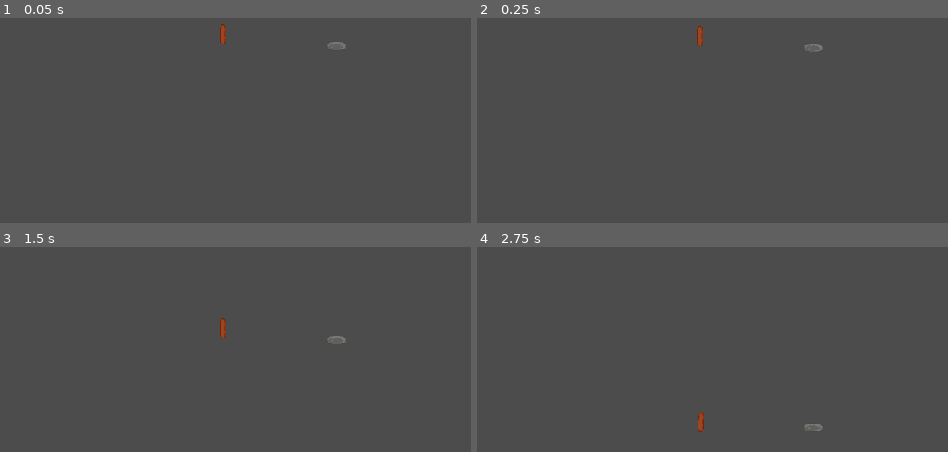
Above: before the commit, frames 1-4 (two rows, left to right).
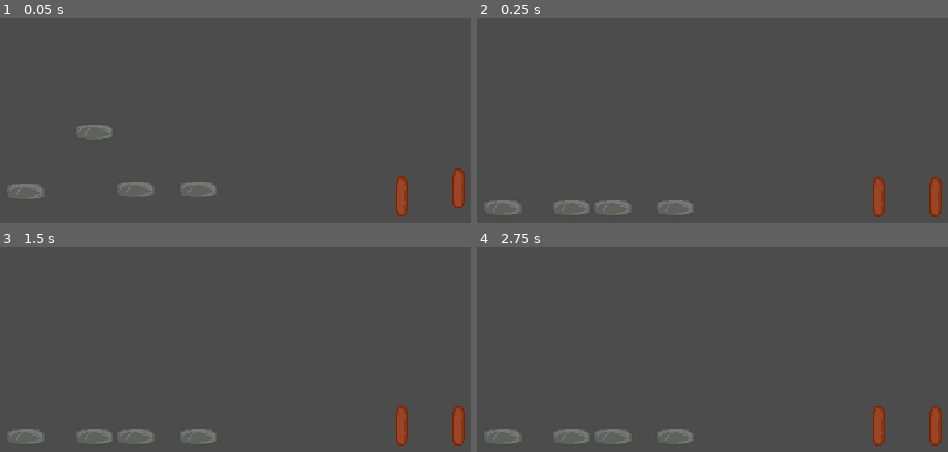
Above: after the commit, the same moments.

Repository: IAmNotIsaac/GWJ28
Game: Godot game, scene res://levels/test_world.tscn
The game is run twice, just before and just after one commit, with the same random seed, the same clock (stepped at 60 frames per second) and the same inputs.
Inputs (mouse positions are in pixels of both pictures, inside the frame that each line leads up to):
- Up to frame 1 (0.05 s): no input
- Up to frame 2 (0.25 s): no input
- Up to frame 3 (1.5 s): tap Enter at 0.5 s; move the mouse to (outside the picture) at 0.52 s; hold Right mouse button (fuse_item) 0.53-1.28 s; click (outside the picture) at 0.8 s; move the mouse to (122, 288) at 1.27 s; click (122, 288) at 1.35 s
- Up to frame 4 (2.75 s): right-click (599, 288) at 1.55 s; move the mouse to (outside the picture) at 2.02 s; hold Right mouse button (fuse_item) from 2.03 s (still down); click (outside the picture) at 2.3 s

The runs differ from the first frame. In frame 1, 1.8% of the frame differs, in the area x 1-99%, y 2-97%; in frame 2, 1.7%; in frame 3, 1.7%; in frame 4, 1.7%.

Commit message:
Reworked item system and added crafting.

Diff:
--- a/levels/test_world.tscn
+++ b/levels/test_world.tscn
@@ -1,6 +1,6 @@
 [gd_scene load_steps=4 format=2]
 
-[ext_resource path="res://source/item/Item.tscn" type="PackedScene" id=1]
+[ext_resource path="res://source/item_interface/ItemInterface.tscn" type="PackedScene" id=2]
 
 [sub_resource type="RectangleShape2D" id=2]
 extents = Vector2( 50.3232, 368.795 )
@@ -12,30 +12,48 @@
 
 [node name="Camera2D" type="Camera2D" parent="."]
 current = true
+zoom = Vector2( 0.5, 0.5 )
 
 [node name="StaticBody2D" type="StaticBody2D" parent="."]
 collision_layer = 5
 collision_mask = 5
 
 [node name="CollisionShape2D" type="CollisionShape2D" parent="StaticBody2D"]
-position = Vector2( -528.008, 38.0546 )
+position = Vector2( -332.496, 2.49396 )
 shape = SubResource( 2 )
 
 [node name="CollisionShape2D2" type="CollisionShape2D" parent="StaticBody2D"]
-position = Vector2( 530.387, 27.3517 )
+position = Vector2( 325.644, 46.8482 )
 shape = SubResource( 2 )
 
 [node name="CollisionShape2D3" type="CollisionShape2D" parent="StaticBody2D"]
-position = Vector2( -6.46002, -315.4 )
+position = Vector2( -11.2169, -175.074 )
 shape = SubResource( 3 )
 
 [node name="CollisionShape2D4" type="CollisionShape2D" parent="StaticBody2D"]
-position = Vector2( -29.0875, 311.096 )
+position = Vector2( -31.4659, 189.797 )
 shape = SubResource( 3 )
 
-[node name="Item" parent="." instance=ExtResource( 1 )]
-position = Vector2( -97.39, -4.12035 )
+[node name="ItemInterface" parent="." instance=ExtResource( 2 )]
+position = Vector2( 139.747, 120.665 )
+default_item = 1
 
-[node name="Item2" parent="." instance=ExtResource( 1 )]
-position = Vector2( 83.9052, 14.6085 )
-item_override = 1
+[node name="ItemInterface3" parent="." instance=ExtResource( 2 )]
+position = Vector2( 94.2868, 126.838 )
+default_item = 1
+
+[node name="ItemInterface2" parent="." instance=ExtResource( 2 )]
+position = Vector2( -68.4702, 119.542 )
+default_item = 2
+
+[node name="ItemInterface4" parent="." instance=ExtResource( 2 )]
+position = Vector2( -206.533, 121.226 )
+default_item = 2
+
+[node name="ItemInterface5" parent="." instance=ExtResource( 2 )]
+position = Vector2( -118.42, 119.542 )
+default_item = 2
+
+[node name="ItemInterface6" parent="." instance=ExtResource( 2 )]
+position = Vector2( -151.532, 73.5213 )
+default_item = 2
--- a/project.godot
+++ b/project.godot
@@ -9,13 +9,19 @@
 config_version=4
 
 _global_script_classes=[ {
-"base": "RigidBody2D",
+"base": "Node2D",
 "class": "Item",
 "language": "GDScript",
 "path": "res://source/item/Item.gd"
+}, {
+"base": "KinematicBody2D",
+"class": "ItemInterface",
+"language": "GDScript",
+"path": "res://source/item_interface/ItemInterface.gd"
 } ]
 _global_script_class_icons={
-"Item": ""
+"Item": "",
+"ItemInterface": ""
 }
 
 [application]
@@ -28,6 +34,7 @@
 
 IDB="*res://singletons/item_database/ItemDatabase.gd"
 Grabber="*res://singletons/grabber/Grabber.tscn"
+ExtTools="*res://singletons/ext_tools/ext_tools.gd"
 
 [display]
 
--- /dev/null
+++ b/shaders/item_glow.shader
@@ -0,0 +1,19 @@
+shader_type canvas_item;
+
+uniform bool active = false;
+
+
+
+void fragment() {
+	if (active) {
+		vec4 color = texture(TEXTURE, UV);
+
+		color.g = sin(TIME) / 2.0 + 1.0;
+
+		COLOR = color;
+	}
+
+	else {
+		COLOR = texture(TEXTURE, UV);
+	}
+}
--- /dev/null
+++ b/singletons/ext_tools/ext_tools.gd
@@ -0,0 +1,16 @@
+extends Node
+
+
+
+func merge_dictionaries(a : Dictionary, b : Dictionary) -> Dictionary:
+	var result : Dictionary
+
+	result = a
+
+	for i in len(b):
+		var key = b.keys()[i]
+		var value = b.values()[i]
+
+		a[key] = value
+
+	return result
--- a/singletons/grabber/Grabber.gd
+++ b/singletons/grabber/Grabber.gd
@@ -2,7 +2,8 @@
 
 
 
-var selected_item : Item
+var held_item : ItemInterface
+var selected_item : ItemInterface
 
 
 
@@ -12,15 +13,45 @@
 
 
 func _input(event) -> void:
+	# Grab item
 	if event.is_action_pressed("grab_item"):
+		var closest_body : ItemInterface
+		var closest_distance : int = 4926
+
 		for body in get_overlapping_bodies():
-			if body is Item:
-				body.set_collision(Item.CollisionMode.HOLD)
-				body.follow_mouse = true
-				selected_item = body
-				break
+			if body is ItemInterface:
+				if body.position.distance_to(get_global_mouse_position()) < closest_distance:
+					closest_body = body
+					closest_distance = body.position.distance_to(get_global_mouse_position())
 
-	if event.is_action_released("grab_item") && selected_item != null:
-		selected_item.set_collision(Item.CollisionMode.DEFAULT)
-		selected_item.follow_mouse = false
-		selected_item = null
+		if closest_body != null:
+			closest_body.z_index = 1
+			closest_body.set_collision(ItemInterface.CollisionMode.HOLD)
+			closest_body.follow_mouse = true
+			closest_body.disable_glow()
+			held_item = closest_body
+
+	# Release item
+	if event.is_action_released("grab_item") && held_item != null:
+		held_item.z_index = 0
+		held_item.set_collision(ItemInterface.CollisionMode.DEFAULT)
+		held_item.follow_mouse = false
+		held_item.velocity /= 10.0
+		held_item = null
+
+	# Fuse item
+	if event.is_action_pressed("fuse_item") && held_item != null:
+		var closest_body : ItemInterface
+		var closest_distance : int = 4926
+
+		for body in get_overlapping_bodies():
+			if body is ItemInterface:
+				if body.position.distance_to(get_global_mouse_position()) < closest_distance && body != held_item:
+					closest_body = body
+					closest_distance = body.position.distance_to(get_global_mouse_position())
+
+		if closest_body != null:
+			for i in closest_body.items.keys():
+				held_item.add_item(Item.new(i.data))
+			closest_body.queue_free()
+			held_item.disable_glow()
--- a/singletons/grabber/Grabber.tscn
+++ b/singletons/grabber/Grabber.tscn
@@ -4,7 +4,9 @@
 
 [sub_resource type="CircleShape2D" id=1]
 
-[node name="Grabber" type="Area2D"]
+[node name="Grabber" type="Area2D" groups=[
+"grabber",
+]]
 script = ExtResource( 1 )
 
 [node name="CollisionShape2D" type="CollisionShape2D" parent="."]
--- a/singletons/item_database/ItemDatabase.gd
+++ b/singletons/item_database/ItemDatabase.gd
@@ -4,9 +4,13 @@
 
 var items := {
 	"stick": {
-		"texture" : preload("res://assets/items/stick.png")
+		"texture" : preload("res://assets/items/stick.png"),
+		"attach_point" : Vector2(0, -14),
+		"gravity": 10
 	},
 	"stone": {
-		"texture" : preload("res://assets/items/stone.png")
+		"texture" : preload("res://assets/items/stone.png"),
+		"attach_point" : Vector2(0, -12),
+		"gravity": 50
 	}
 }
--- a/source/item/Item.gd
+++ b/source/item/Item.gd
@@ -1,59 +1,13 @@
-extends RigidBody2D
+extends Node2D
 class_name Item
 
 
 
 enum Items { STICK, STONE }
-enum CollisionMode { DEFAULT, HOLD }
 
 var data : Dictionary
 
-onready var sprite := $Sprite
-onready var collision_shape := $CollisionShape2D
-onready var mouse_grab_area := $MouseGrabArea
-onready var mouse_grab_area_collision_shape := $MouseGrabArea/CollisionShape2D
-
-var collision_shape_shape := RectangleShape2D.new()
-var mouse_grab_area_shape := CircleShape2D.new()
-
-var follow_mouse := false
-
-export (Items) var item_override
 
 
-
-func _ready() -> void:
-	match item_override:
-		Items.STICK: data = IDB.items.stick
-		Items.STONE: data = IDB.items.stone
-
-	sprite.texture = data.texture
-	collision_shape_shape.extents = data.texture.get_size() / 2.0 * sprite.scale
-	mouse_grab_area_shape.radius = max(data.texture.get_height(), data.texture.get_width()) / 2.0
-
-	collision_shape.shape = collision_shape_shape
-	mouse_grab_area_collision_shape.shape = mouse_grab_area_shape
-
-
-
-func _physics_process(_delta) -> void:
-	if follow_mouse:
-		linear_velocity = (global_position - get_global_mouse_position()) * -1 * 25
-
-
-
-func set_collision(set_mode : int) -> void:
-	for i in 20:
-		set_collision_layer_bit(i, false)
-		set_collision_mask_bit(i, false)
-
-	match set_mode:
-		CollisionMode.DEFAULT:
-			set_collision_layer_bit(0, true)
-			set_collision_mask_bit(0, true)
-
-		CollisionMode.HOLD:
-			set_collision_layer_bit(1, true)
-			set_collision_mask_bit(1, true)
-			set_collision_layer_bit(2, true)
-			set_collision_mask_bit(2, true)
+func _init(data_sample : Dictionary) -> void:
+	data = data_sample
--- a/source/item/Item.tscn
+++ b/source/item/Item.tscn
@@ -1,18 +1,6 @@
-[gd_scene load_steps=3 format=2]
+[gd_scene load_steps=2 format=2]
 
-[ext_resource path="res://assets/items/stick.png" type="Texture" id=1]
 [ext_resource path="res://source/item/Item.gd" type="Script" id=2]
 
-[node name="Item" type="RigidBody2D" groups=[
-"item",
-]]
+[node name="Item" type="Node2D"]
 script = ExtResource( 2 )
-
-[node name="Sprite" type="Sprite" parent="."]
-texture = ExtResource( 1 )
-
-[node name="CollisionShape2D" type="CollisionShape2D" parent="."]
-
-[node name="MouseGrabArea" type="Area2D" parent="."]
-
-[node name="CollisionShape2D" type="CollisionShape2D" parent="MouseGrabArea"]
--- /dev/null
+++ b/source/item_interface/ItemInterface.gd
@@ -0,0 +1,148 @@
+extends KinematicBody2D
+class_name ItemInterface
+
+
+
+const shader_load = preload("res://shaders/item_glow.shader")
+
+enum DefaultItems { NONE, STICK, STONE }
+enum CollisionMode { DEFAULT, HOLD }
+
+onready var items := {}
+
+var follow_mouse := false
+var last_attach_point := Vector2.ZERO
+var velocity := Vector2.ZERO
+var gravity := 0
+
+export (DefaultItems) var default_item : int = DefaultItems.NONE
+
+
+
+func _ready() -> void:
+	match default_item:
+		DefaultItems.NONE: pass
+		DefaultItems.STICK: add_item(Item.new(IDB.items.stick))
+		DefaultItems.STONE: add_item(Item.new(IDB.items.stone))
+
+
+
+func _physics_process(delta) -> void:
+	if follow_mouse:
+		velocity = (global_position - get_global_mouse_position()) * -1 * 25
+
+	move_and_slide(velocity)
+
+	velocity.y = min(velocity.y + gravity, 500)
+
+	velocity.x = lerp(velocity.x, 0, 0.04)
+
+	if is_on_wall() && !follow_mouse:
+		velocity.x *= -1
+
+
+
+func add_item(item : Item) -> void:
+	var collision_shape = CollisionShape2D.new()
+	var sprite = Sprite.new()
+	var rect_shape = RectangleShape2D.new()
+	var shader_material = ShaderMaterial.new()
+	var mouse_area_collision_shape = CollisionShape2D.new()
+	var mouse_area_shape = RectangleShape2D.new()
+	var mouse_area = Area2D.new()
+
+
+	shader_material.shader = shader_load
+	rect_shape.extents = item.data.texture.get_size() / 2.0
+	collision_shape.shape = rect_shape
+
+	sprite.texture = item.data.texture
+	sprite.material = shader_material
+
+	mouse_area_shape.extents = item.data.texture.get_size() / 2.0
+	mouse_area_collision_shape.shape = mouse_area_shape
+
+	mouse_area.add_child(mouse_area_collision_shape)
+	mouse_area.connect("area_entered", self, "area_entered")
+	mouse_area.connect("area_exited", self, "area_exited")
+
+
+	items[item] = {
+		"collision_shape" : collision_shape,
+		"mouse_area" : mouse_area,
+		"sprite" : sprite
+	}
+
+	sprite.position = last_attach_point
+	collision_shape.position = last_attach_point
+	mouse_area.position = last_attach_point
+
+	last_attach_point += item.data.attach_point
+	gravity += item.data.gravity
+
+	update_items()
+
+
+
+func update_items() -> void:
+	for item in items.values():
+		if !item.sprite.is_inside_tree():
+			add_child(item.sprite)
+
+		if !item.collision_shape.is_inside_tree():
+			add_child(item.collision_shape)
+
+		if !item.mouse_area.is_inside_tree():
+			add_child(item.mouse_area)
+
+
+
+func set_collision(set_mode : int) -> void:
+	for i in 20:
+		set_collision_layer_bit(i, false)
+		set_collision_mask_bit(i, false)
+
+	match set_mode:
+		CollisionMode.DEFAULT:
+			set_collision_layer_bit(0, true)
+			set_collision_mask_bit(0, true)
+
+		CollisionMode.HOLD:
+			set_collision_layer_bit(1, true)
+			set_collision_mask_bit(1, true)
+			set_collision_layer_bit(2, true)
+			set_collision_mask_bit(2, true)
+
+
+
+func enable_glow() -> void:
+	for item in items.values():
+		item.sprite.material.set_shader_param("active", true)
+
+
+
+func disable_glow() -> void:
+	for item in items.values():
+		item.sprite.material.set_shader_param("active", false)
+
+
+
+func is_object_in_area(object : Object) -> bool:
+	for item in items.values():
+		if object in item.mouse_area.get_overlapping_bodies() || object in item.mouse_area.get_overlapping_areas():
+			return true
+	return false
+
+
+
+func area_entered(area : Area2D) -> void:
+	if area.is_in_group("grabber"):
+		if area.held_item != self:
+			enable_glow()
+
+
+
+func area_exited(area : Area2D) -> void:
+	if area.is_in_group("grabber"):
+		if is_object_in_area(area):
+			disable_glow()
--- /dev/null
+++ b/source/item_interface/ItemInterface.tscn
@@ -0,0 +1,6 @@
+[gd_scene load_steps=2 format=2]
+
+[ext_resource path="res://source/item_interface/ItemInterface.gd" type="Script" id=2]
+
+[node name="ItemInterface" type="KinematicBody2D"]
+script = ExtResource( 2 )
--- /dev/null
+++ b/source/mouse_area/MouseArea.gd
@@ -0,0 +1,30 @@
+extends Area2D
+
+
+
+var mouse_in_area := false
+
+signal mouse_entered_area
+signal mouse_left_area
+
+
+
+func set_extents(new_extents : Vector2) -> void:
+	$CollisionShape2D.shape.extents = new_extents
+
+
+
+func is_mouse_in_area() -> bool:
+	return mouse_in_area
+
+
+
+func _on_MouseArea_mouse_entered():
+	mouse_in_area = true
+	emit_signal("mouse_entered_area")
+
+
+
+func _on_MouseArea_mouse_exited():
+	mouse_in_area = false
+	emit_signal("mouse_left_area")
--- /dev/null
+++ b/source/mouse_area/MouseArea.tscn
@@ -0,0 +1,13 @@
+[gd_scene load_steps=3 format=2]
+
+[ext_resource path="res://source/mouse_area/MouseArea.gd" type="Script" id=1]
+
+[sub_resource type="RectangleShape2D" id=1]
+
+[node name="MouseArea" type="Area2D"]
+script = ExtResource( 1 )
+
+[node name="CollisionShape2D" type="CollisionShape2D" parent="."]
+shape = SubResource( 1 )
+[connection signal="mouse_entered" from="." to="." method="_on_MouseArea_mouse_entered"]
+[connection signal="mouse_exited" from="." to="." method="_on_MouseArea_mouse_exited"]
